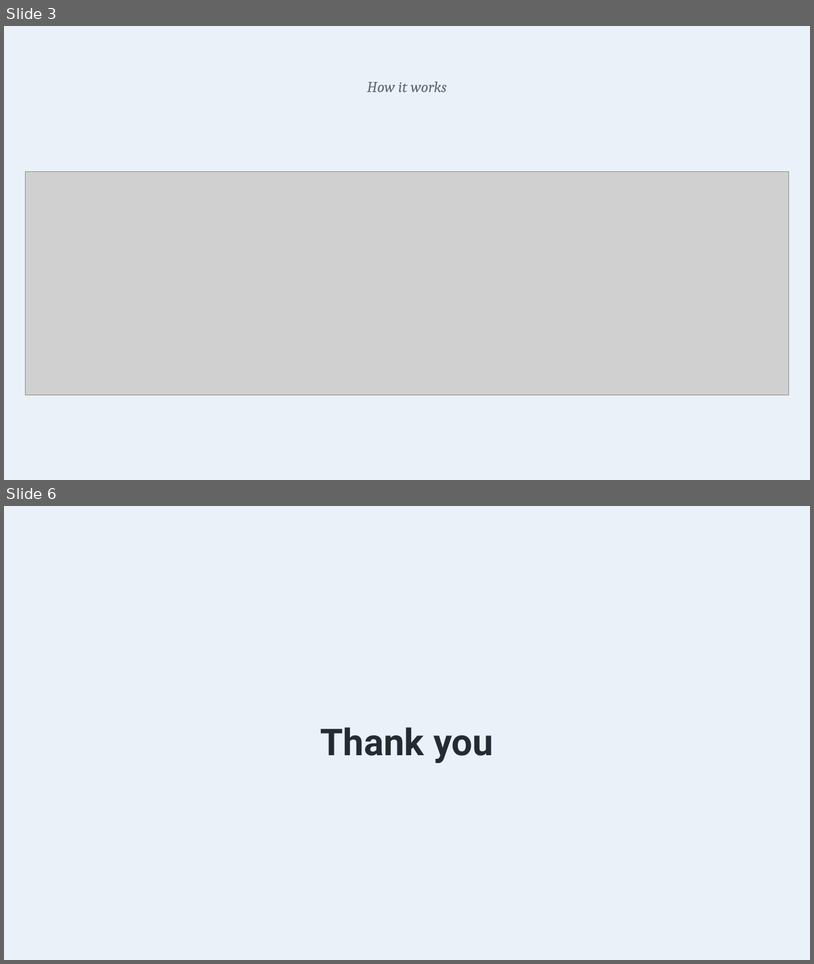
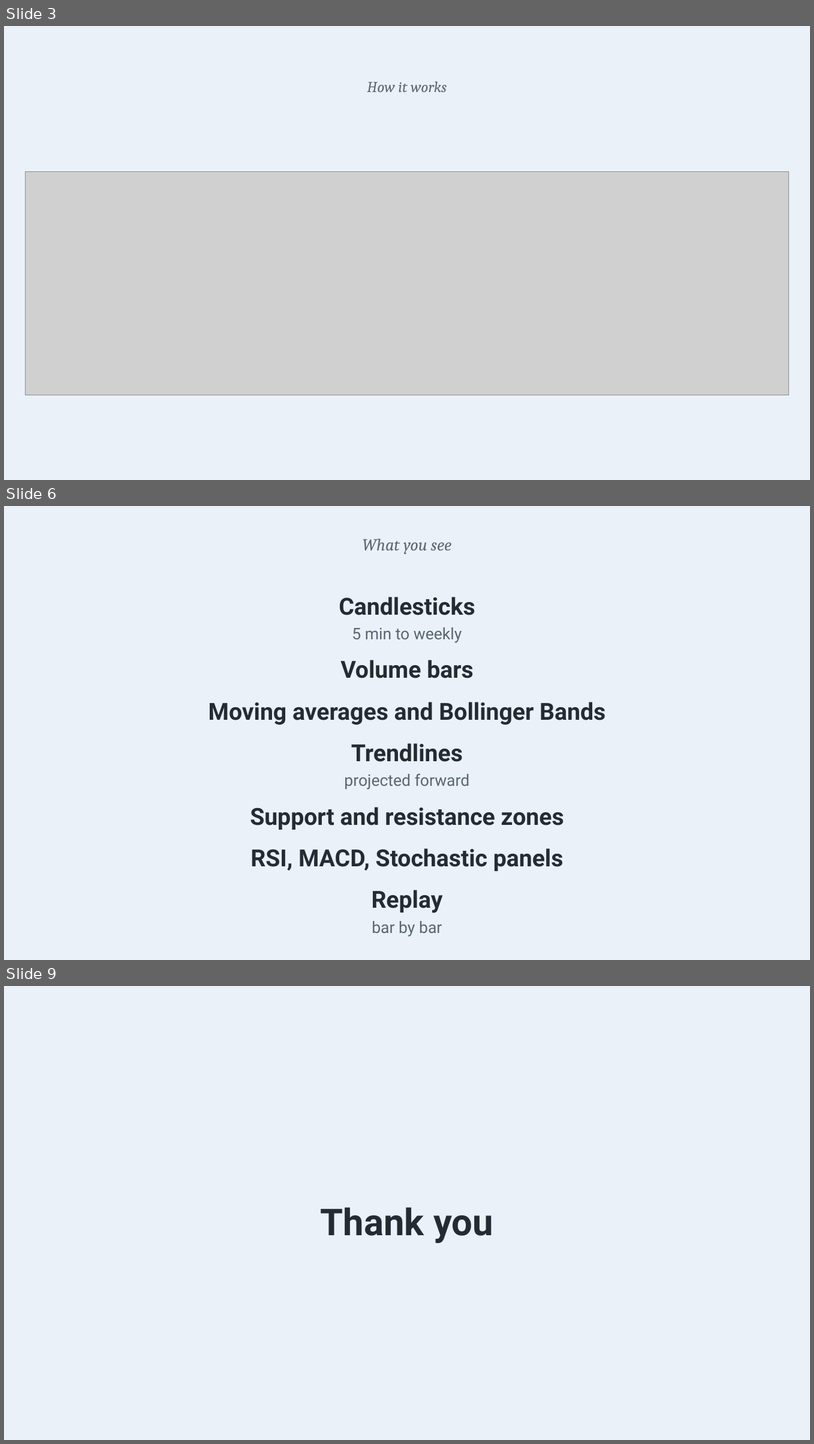
Before and after one commit to benjiesotelo-sudo/Telos_FIN1209, a slide deck: special-lecture/FIN1209-Special-Lecture-2-StockDesk.pptx. Shown one above the other, each under a label of ours: slides 3 and 6 before the commit, slides 3, 6 and 9 after it; the slides between them are not shown. The pictures are 814x964 and 814x1444 pixels, drawn with LibreOffice and Linux fonts; fonts in the diff are those of the drawing; grey boxes stand for pictures. Boxes give left, top, right and bottom in pixels: in the first picture for what was removed or moved away, otherwise in the second. Text is boxed around its words. In the diff, an @@ line names an element or a change of style, - is before the commit and + after.

```diff
--- a/special-lecture/FIN1209-Special-Lecture-2-StockDesk.pptx
+++ b/special-lecture/FIN1209-Special-Lecture-2-StockDesk.pptx
@@ slide 6 added at <box>4,506,810,960</box>, background #FFFFFF @@
@@ rectangle added at <box>4,506,810,960</box>, fill #EAF1F8 @@
@@ text added at <box>362,538,452,554</box>, 20 pt, text #5B6672, italic @@
+What you see
@@ text added at <box>339,597,475,643</box>, 28 pt, text #242B33, bold @@
+Candlesticks
+5 min to weekly
@@ text added at <box>341,660,473,678</box>, 28 pt, text #242B33, bold @@
+Volume bars
@@ text added at <box>209,702,606,724</box>, 28 pt, text #242B33, bold @@
+Moving averages and Bollinger Bands
@@ text added at <box>344,743,470,789</box>, 19 pt, text #5B6672 @@
+Trendlines
+projected forward
@@ text added at <box>250,807,564,829</box>, 28 pt, text #242B33, bold @@
+Support and resistance zones
@@ text added at <box>251,848,564,871</box>, 28 pt, text #242B33, bold @@
+RSI, MACD, Stochastic panels
@@ text added at <box>372,889,443,936</box>, 19 pt, text #5B6672 @@
+Replay
+bar by bar
@@ what was slide 6 is now slide 9 @@
```
Also in this commit, not shown: 1 slide changed, 2 other slides added, 3 other files.
